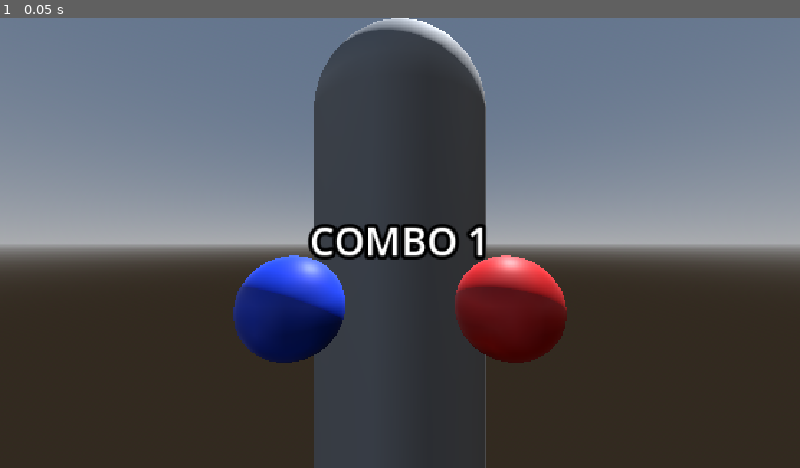
Above: before the commit, frame 1.
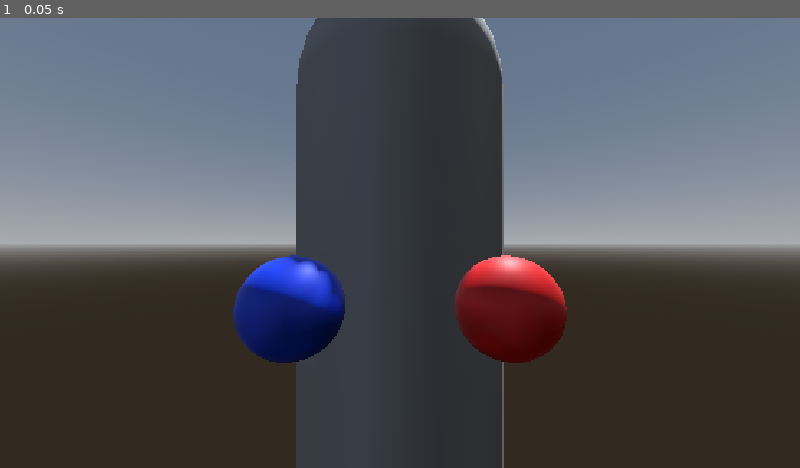
Above: after the commit, the same moment.

Repository: Rodimir909/JUEGO-VR
Game: Godot game, scene res://prueba de camera.tscn
The game is run twice, just before and just after one commit, with the same random seed, the same clock (stepped at 60 frames per second) and the same inputs. The project has no main scene, so this scene is started directly.
Inputs:
- Up to frame 1 (0.05 s): no input

The runs differ from the first frame. In frame 1, 5.8% of the frame differs, in the area x 30-63%, y 0-100%.

Commit message:
subi

Diff:
--- a/node.gd
+++ b/node.gd
@@ -5,7 +5,8 @@
 func _on_bolsa_area_entered(area: Area3D) -> void:
 	if area.is_in_group("puño"):
 		$tiempodecombo.start()
-		$bolsa.combo.global_position=area.global_position
+		$bolsa/combo.global_position=area.global_position
+		$bolsa/combo.visible=true
 		combos+=1
 		$bolsa/combo.text=str("Combo ", combos)
 
--- a/player/player.gd
+++ b/player/player.gd
@@ -32,7 +32,7 @@
 
 @export_group("Suavizado")
 # Mas alto = mas rapido y mas ruido. Mas bajo = mas suave y mas lag.
-@export var head_smoothing := 5.0
+@export var head_smoothing := 1000.0
 @export var glove_smoothing := 30.0
 
 @export_group("Guantes")
@@ -91,14 +91,9 @@
 
 
 func _process(delta: float) -> void:
-	# Nos quedamos solo con el ULTIMO paquete: si Godot se atrasa,
-	# procesar los viejos solo agrega latencia.
-	var latest: Variant = null
-
-	while udp.get_available_packet_count() > 0:
-		var parsed = JSON.parse_string(udp.get_packet().get_string_from_utf8())
-		if typeof(parsed) == TYPE_DICTIONARY:
-			latest = parsed
+	# Nos quedamos solo con el ULTIMO paquete y lo parseamos UNA vez: si Godot se atrasa,
+	# los viejos solo agregan latencia (y parsearlos para tirarlos es CPU desperdiciada).
+	var latest: Variant = _read_latest_packet()
 
 	left_lost += delta
 	right_lost += delta
@@ -124,6 +119,22 @@
 # Lectura del paquete
 # ---------------------------------------------------------------------
 
+func _read_latest_packet() -> Variant:
+	var count := udp.get_available_packet_count()
+	if count == 0:
+		return null
+
+	# Se descartan los viejos sin decodificarlos: solo el ultimo se convierte a texto y JSON.
+	var bytes := PackedByteArray()
+	for i in count:
+		bytes = udp.get_packet()
+
+	var parsed: Variant = JSON.parse_string(bytes.get_string_from_utf8())
+	if typeof(parsed) == TYPE_DICTIONARY:
+		return parsed
+	return null
+
+
 func _read_packet(data: Dictionary) -> void:
 
 	var l: Variant = _arm_target(data.get("left"), left_shoulder_anchor)
@@ -144,7 +155,8 @@
 	if typeof(arm) != TYPE_DICTIONARY or not arm.has("rel") or not arm.has("wrist"):
 		return null
 
-	if float(arm["wrist"]["visibility"]) < min_visibility:
+	var wrist: Variant = arm["wrist"]
+	if typeof(wrist) != TYPE_DICTIONARY or float(wrist.get("visibility", 0.0)) < min_visibility:
 		return null
 
 	var rel: Dictionary = arm["rel"]
--- a/prueba de camera.tscn
+++ b/prueba de camera.tscn
@@ -15,7 +15,7 @@
 [node name="Player" parent="." unique_id=1988186890 instance=ExtResource("2_kwml1")]
 
 [node name="bolsa" type="Area3D" parent="." unique_id=139973486]
-transform = Transform3D(1, 0, 0, 0, 1, 0, 0, 0, 1, 0, 0, -1.3951633)
+transform = Transform3D(1, 0, 0, 0, 1, 0, 0, 0, 1, 0, 0, -1.165705)
 
 [node name="CollisionShape3D" type="CollisionShape3D" parent="bolsa" unique_id=149190132]
 transform = Transform3D(1, 0, 0, 0, 1, 0, 0, 0, 1, 0, 0.45410156, 0)
@@ -27,6 +27,7 @@
 
 [node name="combo" type="Label3D" parent="bolsa" unique_id=1973592145]
 transform = Transform3D(1, 0, 0, 0, 1, 0, 0, 0, 1, 0, 0.7105786, 0.5259372)
+visible = false
 text = "COMBO 1"
 
 [node name="tiempodecombo" type="Timer" parent="." unique_id=389089327]
